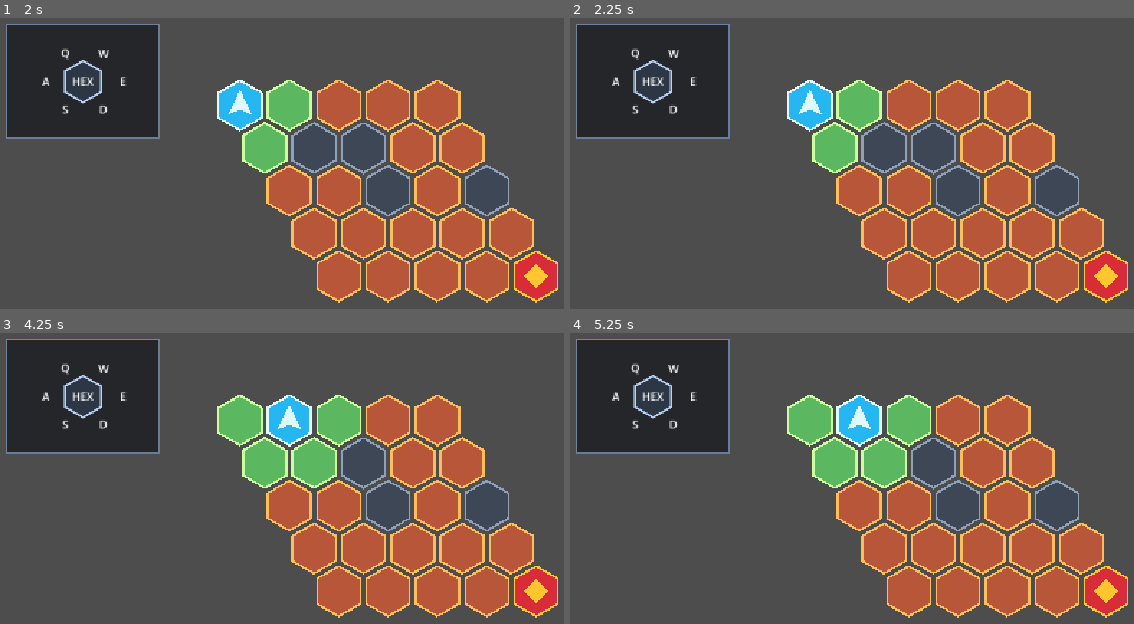
Above: before the commit, frames 1-4 (two rows, left to right).
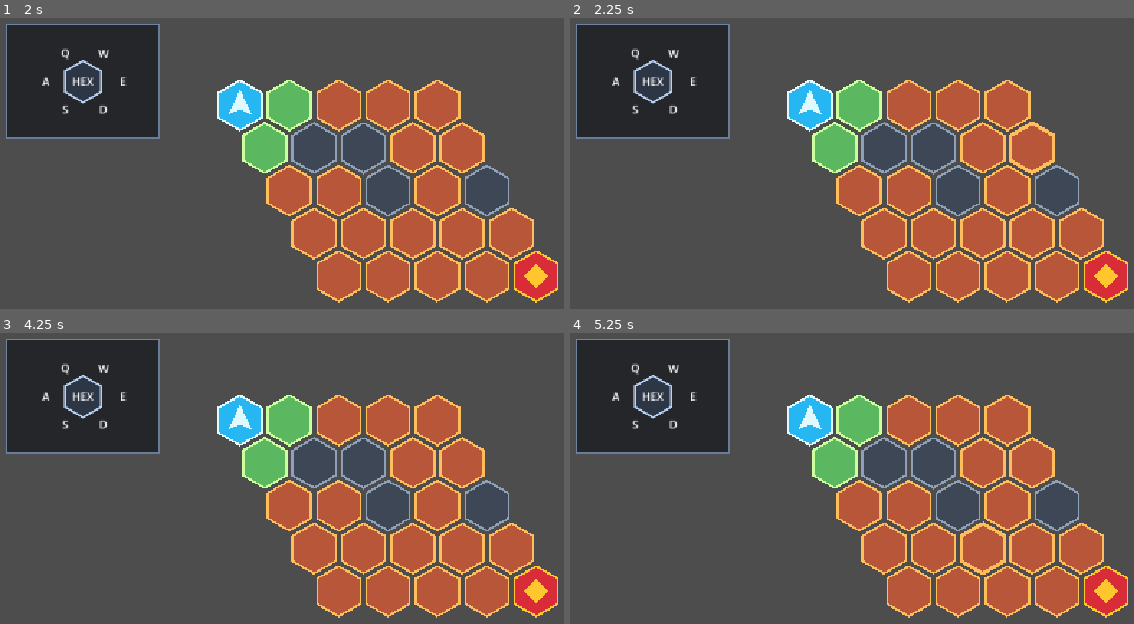
Above: after the commit, the same moments.

Repository: Poostaq/two-dimensional-experiment
Game: Godot game, scene res://Scenes/game_world.tscn
The game is run twice, just before and just after one commit, with the same random seed, the same clock (stepped at 60 frames per second) and the same inputs.
Inputs (mouse positions are in pixels of both pictures, inside the frame that each line leads up to):
- Up to frame 1 (2 s): tap Enter at 0.5, 0.6 s; move the mouse to (outside the picture) at 0.52 s; hold Right 0.53-1.28 s; click (outside the picture) at 0.67 s; tap Space at 0.77, 1.25, 1.52 s; move the mouse to (231, 256) at 1.27 s; hold Down from 1.28 s (still down); tap Tab at 1.35 s; click (231, 256) at 1.42 s
- Up to frame 2 (2.25 s): tap Enter at 2 s; move the mouse to (1038, 134) at 2.02 s; release Down at 2.03 s; hold Right from 2.03 s (still down); tap Backspace at 2.1 s; click (1038, 134) at 2.17 s
- Up to frame 3 (4.25 s): tap Space at 2.75, 3.02, 3.77 s; move the mouse to (outside the picture) at 2.77 s; release Right at 2.78 s; hold Up 2.78-3.53 s; tap Shift at 2.85 s; click (outside the picture) at 2.92 s; tap Enter at 3.5 s; move the mouse to (outside the picture) at 3.52 s; hold Left from 3.53 s (still down); tap Ctrl at 3.6 s; click (outside the picture) at 3.67 s; tap E (map_move_e) at 4.15 s
- Up to frame 4 (5.25 s): move the mouse to (722, 481) at 4.27 s; tap Alt at 4.35 s; click (722, 481) at 4.42 s; tap Space at 4.52, 5 s; tap W (map_move_ne) at 4.9 s; move the mouse to (998, 548) at 5.02 s; release Left at 5.03 s; hold Down from 5.03 s (still down); tap Delete at 5.1 s; click (998, 548) at 5.17 s

Frame 1 is identical in both runs. In frame 2, 0.1% of the frame differs, in the area x 78-86%, y 35-54%; in frame 3, 4.3%; in frame 4, 4.4%, in the area x 38-78%, y 21-84%.

Commit message:
feat: add mouse map navigation

Diff:
--- a/Scripts/Map/hex_tile_view.gd
+++ b/Scripts/Map/hex_tile_view.gd
@@ -1,5 +1,8 @@
 class_name HexTileView
 extends Node2D
+
+signal tile_selected(coordinate: Vector2i)
+signal hover_changed(coordinate: Vector2i, is_hovered: bool)
 
 const STATE_DEFAULT := "default"
 const STATE_SAFE := "safe"
@@ -7,12 +10,34 @@
 const STATE_VALID_MOVE := "valid_move"
 const STATE_PLAYER := "player"
 const STATE_BOSS := "boss"
+const HOVER_WIDTH_MULTIPLIER := 1.75
 
 @onready var _fill: Polygon2D = $Fill
 @onready var _outline: Line2D = $Outline
 @onready var _coord_label: Label = $CoordLabel
 
 var coordinate: Vector2i = Vector2i.ZERO
+var _default_outline_width: float = 0.0
+var _is_hovered: bool = false
+
+
+func _ready() -> void:
+	_default_outline_width = _outline.width
+
+
+func _unhandled_input(event: InputEvent) -> void:
+	if event is InputEventMouseMotion:
+		_set_hovered(_contains_viewport_point(event.position))
+		return
+
+	if event is InputEventMouseButton:
+		if event.button_index != MOUSE_BUTTON_LEFT or not event.pressed:
+			return
+		if not _contains_viewport_point(event.position):
+			return
+
+		tile_selected.emit(coordinate)
+		get_viewport().set_input_as_handled()
 
 
 func configure(coord: Vector2i, show_debug_label: bool = false) -> void:
@@ -42,3 +67,17 @@
 		_:
 			_fill.color = Color(0.18, 0.2, 0.24, 1.0)
 			_outline.default_color = Color(0.42, 0.46, 0.52, 1.0)
+
+
+func _contains_viewport_point(viewport_point: Vector2) -> bool:
+	var local_point: Vector2 = get_global_transform_with_canvas().affine_inverse() * viewport_point
+	return Geometry2D.is_point_in_polygon(local_point, _fill.polygon)
+
+
+func _set_hovered(value: bool) -> void:
+	if _is_hovered == value:
+		return
+
+	_is_hovered = value
+	_outline.width = _default_outline_width * HOVER_WIDTH_MULTIPLIER if value else _default_outline_width
+	hover_changed.emit(coordinate, _is_hovered)
--- a/Scripts/Map/map_controller.gd
+++ b/Scripts/Map/map_controller.gd
@@ -12,14 +12,6 @@
 const TILE_STATE_COMBAT := "combat"
 const TILE_STATE_BOSS := "boss"
 const DEFAULT_RUN_ID := "default-run"
-const ACTION_OFFSETS := {
-	"map_move_e": Vector2i(1, 0),
-	"map_move_ne": Vector2i(1, -1),
-	"map_move_nw": Vector2i(0, -1),
-	"map_move_w": Vector2i(-1, 0),
-	"map_move_sw": Vector2i(-1, 1),
-	"map_move_se": Vector2i(0, 1),
-}
 
 @onready var _map_root: Node2D = $MapRoot
 @onready var _player_marker: Node2D = $MapRoot/PlayerMarker
@@ -47,17 +39,6 @@
 
 	_build_tiles()
 	_refresh_visual_state()
-
-
-func _unhandled_input(event: InputEvent) -> void:
-	if event is InputEventKey and event.echo:
-		return
-
-	for action: String in ACTION_OFFSETS.keys():
-		if event.is_action_pressed(action):
-			try_move_by_offset(ACTION_OFFSETS[action])
-			get_viewport().set_input_as_handled()
-			return
 
 
 func set_run_id(value: String) -> void:
@@ -109,11 +90,12 @@
 	_tiles.clear()
 
 	for coord: Vector2i in _model.get_all_coords():
-		var tile := _tile_scene.instantiate()
+		var tile: HexTileView = _tile_scene.instantiate() as HexTileView
 		_map_root.add_child(tile)
 		_map_root.move_child(tile, 0)
 		tile.position = axial_to_world(coord)
 		tile.configure(coord)
+		tile.tile_selected.connect(_on_tile_selected)
 		_tiles[coord] = tile
 
 
@@ -137,6 +119,10 @@
 	_boss_marker.position = axial_to_world(boss_coord)
 
 
+func _on_tile_selected(destination: Vector2i) -> void:
+	request_move(destination)
+
+
 func _get_tile_state_for_encounter(coord: Vector2i) -> String:
 	match get_encounter_type_at(coord):
 		HexMapModel.ENCOUNTER_SAFE:
--- a/Tests/Map/test_ac1_1_runtime_step_counts.gd
+++ b/Tests/Map/test_ac1_1_runtime_step_counts.gd
@@ -32,41 +32,39 @@
 	_expect_state(world, "boss objective", Vector2i(0, 0), 0)
 	_assert_equal(world.boss_coord, Vector2i(4, 4), "boss objective should be opposite corner")
 
-	var valid_moves: Array[Dictionary] = [
-		{"action": "map_move_se", "coord": Vector2i(0, 1)},
-		{"action": "map_move_se", "coord": Vector2i(0, 2)},
-		{"action": "map_move_se", "coord": Vector2i(0, 3)},
-		{"action": "map_move_se", "coord": Vector2i(0, 4)},
-		{"action": "map_move_e", "coord": Vector2i(1, 4)},
+	var valid_moves: Array[Vector2i] = [
+		Vector2i(0, 1),
+		Vector2i(0, 2),
+		Vector2i(0, 3),
+		Vector2i(0, 4),
+		Vector2i(1, 4),
 	]
 	for index in valid_moves.size():
-		var move: Dictionary = valid_moves[index]
-		_send_action(String(move["action"]))
+		var destination: Vector2i = valid_moves[index]
+		_click_tile(world, destination)
 		await process_frame
-		var destination: Vector2i = move["coord"]
 		_expect_state(world, "valid move %d" % (index + 1), destination, index + 1)
 
-	var invalid_moves: Array[String] = [
-		"map_move_se",
-		"map_move_sw",
+	var invalid_moves: Array[Vector2i] = [
+		Vector2i(4, 0),
+		Vector2i(4, 4),
 	]
 	for index in invalid_moves.size():
 		var before_coord: Vector2i = world.player_coord
 		var before_count: int = world.move_count
-		_send_action(invalid_moves[index])
+		_click_tile(world, invalid_moves[index])
 		await process_frame
-		_expect_state(world, "invalid edge move %d" % (index + 1), before_coord, before_count)
+		_expect_state(world, "invalid non-adjacent move %d" % (index + 1), before_coord, before_count)
 
-	var final_moves: Array[Dictionary] = [
-		{"action": "map_move_e", "coord": Vector2i(2, 4)},
-		{"action": "map_move_e", "coord": Vector2i(3, 4)},
-		{"action": "map_move_e", "coord": Vector2i(4, 4)},
+	var final_moves: Array[Vector2i] = [
+		Vector2i(2, 4),
+		Vector2i(3, 4),
+		Vector2i(4, 4),
 	]
 	for index in final_moves.size():
-		var move: Dictionary = final_moves[index]
-		_send_action(String(move["action"]))
+		var destination: Vector2i = final_moves[index]
+		_click_tile(world, destination)
 		await process_frame
-		var destination: Vector2i = move["coord"]
 		_expect_state(world, "continued move %d" % (index + 1), destination, 6 + index)
 
 	world.queue_free()
@@ -79,16 +77,18 @@
 	_observations.append("%s: player_coord=%s move_count=%d" % [label, world.player_coord, world.move_count])
 
 
-func _send_action(action_name: String) -> void:
-	var press := InputEventAction.new()
-	press.action = action_name
-	press.pressed = true
-	Input.parse_input_event(press)
+func _click_tile(world: MapController, destination: Vector2i) -> void:
+	var tiles: Dictionary = world.get("_tiles")
+	var tile: HexTileView = tiles.get(destination) as HexTileView
+	if tile == null:
+		_failures.append("Could not find tile %s" % destination)
+		return
 
-	var release := InputEventAction.new()
-	release.action = action_name
-	release.pressed = false
-	Input.parse_input_event(release)
+	var event := InputEventMouseButton.new()
+	event.position = tile.get_global_transform_with_canvas() * Vector2.ZERO
+	event.button_index = MOUSE_BUTTON_LEFT
+	event.pressed = true
+	tile._unhandled_input(event)
 
 
 func _assert_equal(actual: Variant, expected: Variant, message: String) -> void:
--- /dev/null
+++ b/Tests/Map/test_ac1_3_mouse_navigation.gd
@@ -0,0 +1,176 @@
+class_name Ac1_3MouseNavigationTests
+extends SceneTree
+
+const GAME_WORLD_PATH := "res://Scenes/game_world.tscn"
+const EXPECTED_TEST_COUNT := 6
+
+var _failures: Array[String] = []
+
+
+func _initialize() -> void:
+	call_deferred("_run")
+
+
+func _run() -> void:
+	var controller: MapController = _instantiate_world()
+	if controller != null:
+		root.add_child(controller)
+		await process_frame
+		await process_frame
+
+		_test_adjacent_left_click_moves_once(controller)
+		_test_non_adjacent_left_click_is_rejected(controller)
+		_test_off_map_left_click_is_ignored(controller)
+		_test_right_click_is_ignored(controller)
+		_test_keyboard_action_is_ignored(controller)
+		_test_hover_feedback_transitions(controller)
+		controller.queue_free()
+
+	_report()
+	quit(1 if not _failures.is_empty() else 0)
+
+
+func _instantiate_world() -> MapController:
+	var packed_scene: PackedScene = load(GAME_WORLD_PATH) as PackedScene
+	if packed_scene == null:
+		_failures.append("test_game_world_loads - failed to load %s" % GAME_WORLD_PATH)
+		return null
+	return packed_scene.instantiate() as MapController
+
+
+func _test_adjacent_left_click_moves_once(controller: MapController) -> void:
+	var destination := Vector2i(0, 1)
+	var before_count := controller.move_count
+	if not _send_mouse_button_to_tile(controller, destination, MOUSE_BUTTON_LEFT):
+		_failures.append("test_adjacent_left_click_moves_once - tile does not support pointer input")
+		return
+
+	_assert(
+		controller.player_coord == destination and controller.move_count == before_count + 1,
+		"test_adjacent_left_click_moves_once",
+		"expected one move to %s, got coord=%s count=%d" % [destination, controller.player_coord, controller.move_count]
+	)
+
+
+func _test_non_adjacent_left_click_is_rejected(controller: MapController) -> void:
+	var before_coord := controller.player_coord
+	var before_count := controller.move_count
+	if not _send_mouse_button_to_tile(controller, Vector2i(4, 4), MOUSE_BUTTON_LEFT):
+		return
+
+	_assert(
+		controller.player_coord == before_coord and controller.move_count == before_count,
+		"test_non_adjacent_left_click_is_rejected",
+		"non-adjacent click changed coord or move count"
+	)
+
+
+func _test_right_click_is_ignored(controller: MapController) -> void:
+	var before_coord := controller.player_coord
+	var before_count := controller.move_count
+	if not _send_mouse_button_to_tile(controller, Vector2i(0, 2), MOUSE_BUTTON_RIGHT):
+		return
+
+	_assert(
+		controller.player_coord == before_coord and controller.move_count == before_count,
+		"test_right_click_is_ignored",
+		"right click changed coord or move count"
+	)
+
+
+func _test_off_map_left_click_is_ignored(controller: MapController) -> void:
+	var before_coord := controller.player_coord
+	var before_count := controller.move_count
+	var tiles: Dictionary = controller.get("_tiles")
+	var event := InputEventMouseButton.new()
+	event.position = Vector2(-1000.0, -1000.0)
+	event.button_index = MOUSE_BUTTON_LEFT
+	event.pressed = true
+	for tile: HexTileView in tiles.values():
+		tile._unhandled_input(event)
+
+	_assert(
+		controller.player_coord == before_coord and controller.move_count == before_count,
+		"test_off_map_left_click_is_ignored",
+		"off-map click changed coord or move count"
+	)
+
+
+func _test_keyboard_action_is_ignored(controller: MapController) -> void:
+	var before_coord := controller.player_coord
+	var before_count := controller.move_count
+	var event := InputEventAction.new()
+	event.action = "map_move_se"
+	event.pressed = true
+	if controller.has_method("_unhandled_input"):
+		controller._unhandled_input(event)
+
+	_assert(
+		controller.player_coord == before_coord and controller.move_count == before_count,
+		"test_keyboard_action_is_ignored",
+		"map_move_se remains an active movement path"
+	)
+
+
+func _test_hover_feedback_transitions(controller: MapController) -> void:
+	var tile: Node = _get_tile(controller, Vector2i(1, 1))
+	if tile == null or not tile.has_method("_unhandled_input") or not tile.has_signal("hover_changed"):
+		_failures.append("test_hover_feedback_transitions - tile lacks hover input or signal")
+		return
+
+	var outline: Line2D = tile.get_node("Outline") as Line2D
+	var default_width := outline.width
+	var hover_states: Array[bool] = []
+	tile.connect("hover_changed", func(_coord: Vector2i, is_hovered: bool) -> void: hover_states.append(is_hovered))
+
+	var enter_event := InputEventMouseMotion.new()
+	enter_event.position = tile.get_global_transform_with_canvas() * Vector2.ZERO
+	tile._unhandled_input(enter_event)
+	var hover_width := outline.width
+
+	var exit_event := InputEventMouseMotion.new()
+	exit_event.position = Vector2(-1000.0, -1000.0)
+	tile._unhandled_input(exit_event)
+
+	_assert(
+		hover_states == [true, false] and hover_width > default_width and is_equal_approx(outline.width, default_width),
+		"test_hover_feedback_transitions",
+		"expected enter/exit signals and temporary outline widening"
+	)
+
+
+func _send_mouse_button_to_tile(controller: MapController, coord: Vector2i, button_index: MouseButton) -> bool:
+	var tile: Node = _get_tile(controller, coord)
+	if tile == null or not tile.has_method("_unhandled_input") or not tile.has_signal("tile_selected"):
+		return false
+
+	var event := InputEventMouseButton.new()
+	event.position = tile.get_global_transform_with_canvas() * Vector2.ZERO
+	event.button_index = button_index
+	event.pressed = true
+	tile._unhandled_input(event)
+	return true
+
+
+func _get_tile(controller: MapController, coord: Vector2i) -> Node:
+	var tiles: Dictionary = controller.get("_tiles")
+	if not tiles.has(coord):
+		_failures.append("get_tile - missing coordinate %s" % coord)
+		return null
+	return tiles[coord] as Node
+
+
+func _assert(condition: bool, test_name: String, reason: String) -> void:
+	if not condition:
+		_failures.append("%s - %s" % [test_name, reason])
+
+
+func _report() -> void:
+	var passed_count := maxi(0, EXPECTED_TEST_COUNT - _failures.size())
+	if _failures.is_empty():
+		print("AC1.3 mouse navigation tests: PASS (%d/%d)" % [EXPECTED_TEST_COUNT, EXPECTED_TEST_COUNT])
+		return
+
+	print("AC1.3 mouse navigation tests: FAIL (%d/%d)" % [passed_count, EXPECTED_TEST_COUNT])
+	for failure: String in _failures:
+		print("FAILED: %s" % failure)
